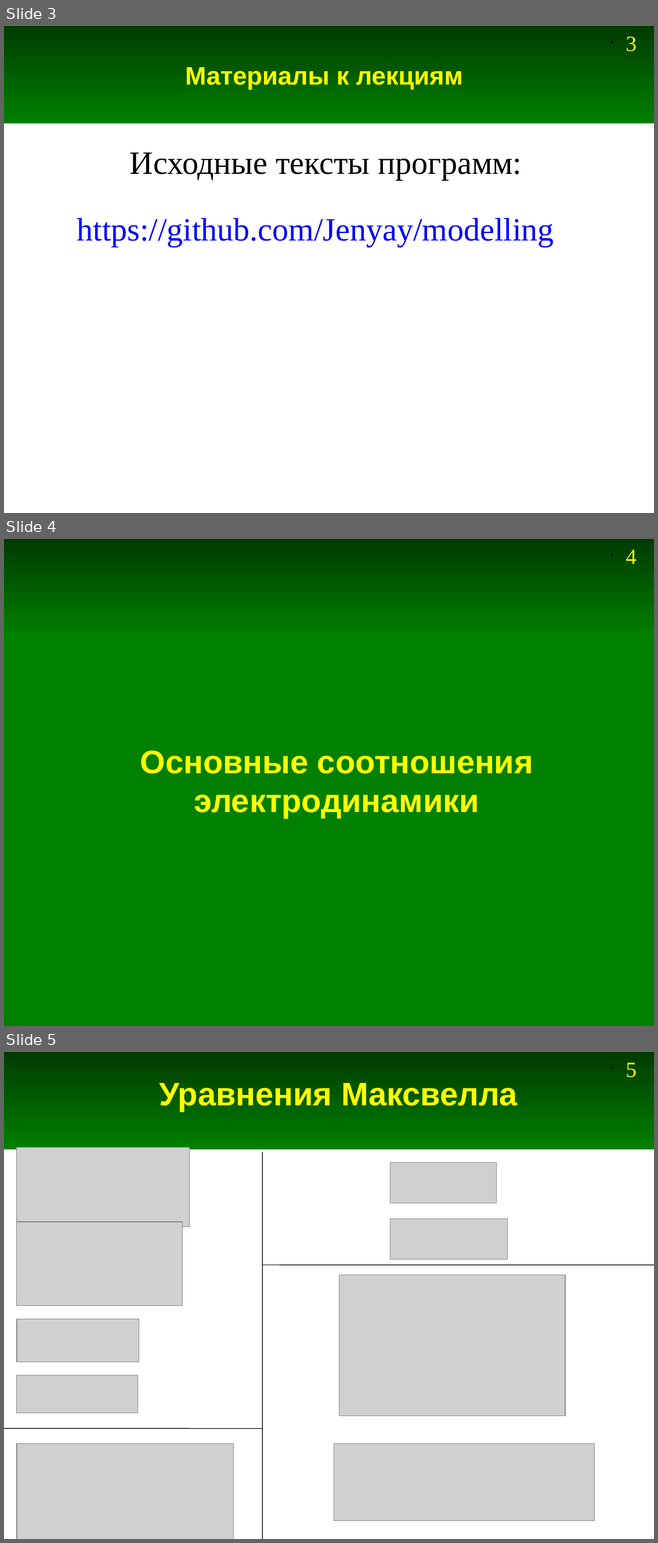
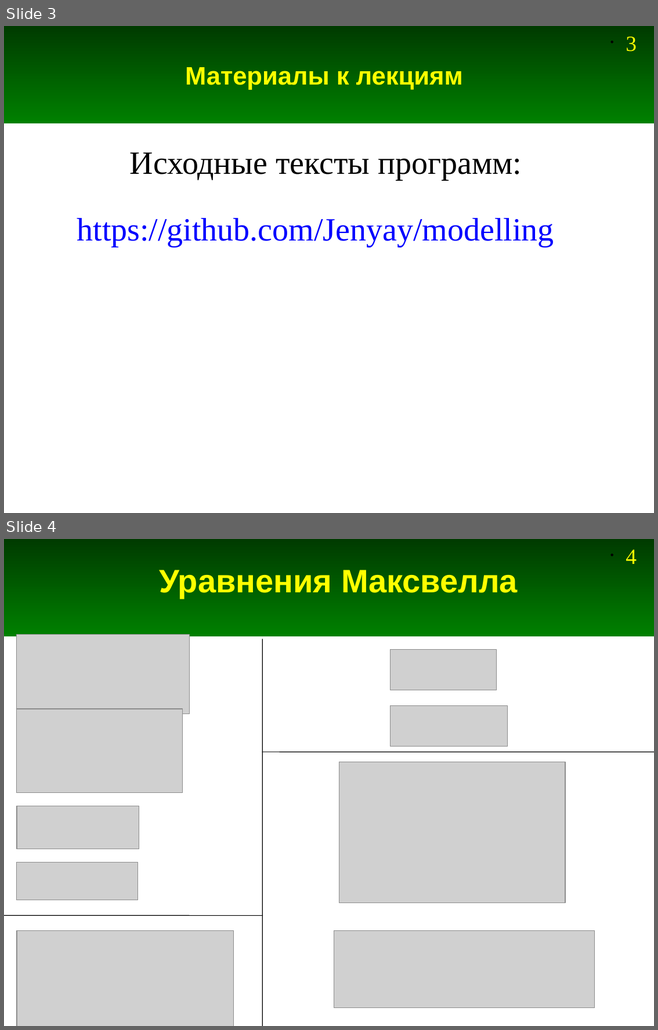
Before and after one commit to andris0147sv/modelling, a slide deck: presentations/2. FDTD.odp. Shown one above the other, each under a label of ours: slides 3, 4 and 5 before the commit, slides 3 and 4 after it. The pictures are 658x1543 and 658x1030 pixels, drawn with LibreOffice and Linux fonts; fonts in the diff are those of the drawing; grey boxes stand for pictures. Boxes give left, top, right and bottom in pixels: in the first picture for what was removed or moved away, otherwise in the second. Text is boxed around its words. In the diff, an @@ line names an element or a change of style, - is before the commit and + after.

```diff
--- a/presentations/2. FDTD.odp
+++ b/presentations/2. FDTD.odp
@@ slide 4 removed at (4, 539, 654, 1026), background #FFFFFF; not listed: 2 template elements that a slide beside it also shows @@
@@ rectangle removed at (4, 634, 654, 1026) @@
@@ title removed at (140, 751, 533, 818) @@
-Основные соотношения электродинамики
@@ what was slide 5 is now slide 4 @@
@@ page number at (625, 549, 636, 564): text changed @@
-• 5
+• 4
```
Also in this commit, not shown: 3 slides changed, 3 slides added.
